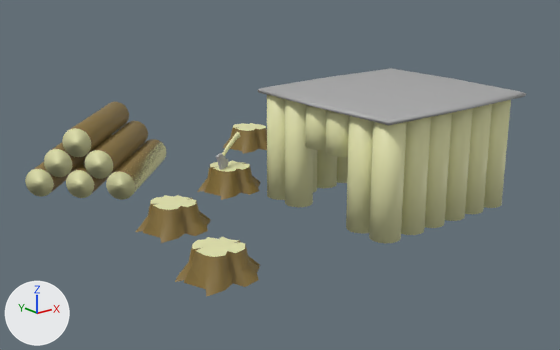
A saved change to the glTF model client/models/buildings/forestGatherers.glb.
Rendered twice from a camera (50 mm lens) standing at (-3.07, -4.3, 1.76) and looking at (0.16, -0.26, 0.15). The axes (+X, +Y, +Z) are drawn at lower left. The lights are the same throughout. Where no turn or scale is listed for an object, it has been applied to the vertices. Vertices at the same position are counted once.

The older version as bpy lines, for what is in view:
```python
me_cube_002 = bpy.data.meshes.new('Cube.002')
me_cube_002.from_pydata(...)  # 42 vertices, 80 faces; spans x -0.679..0.679, y -0.638..0.638, z 0.607..0.651
me_cube_002.materials.append(mat_stone)  # grey #acacac
me_cylinder_006 = bpy.data.meshes.new('Cylinder.006')
me_cylinder_006.from_pydata(...)  # 384 vertices, 744 faces; spans x -0.576..0.573, y -0.573..0.576, z -0.39..0.1
# faces by material slot: [360, 384]
me_cylinder_006.materials.append(mat_wood)  # beige #e7e7b0
me_cylinder_006.materials.append(mat_bark)  # yellow #8a733b
me_cylinder_007 = bpy.data.meshes.new('Cylinder.007')
me_cylinder_007.from_pydata(...)  # a 32-sided cylinder along z spanning x -1.0..1.0, y -1.0..1.0, z -1.0..1.0
me_cylinder_007.materials.append(mat_wood)  # beige #e7e7b0
me_cylinder_014 = bpy.data.meshes.new('Cylinder.014')
me_cylinder_014.from_pydata(...)  # 1920 vertices, 3760 faces; spans x -1.147..-0.521, y -1.731..-1.112, z 0.027..0.405
me_cylinder_014.materials.append(mat_wood)  # beige #e7e7b0
ob_cube_001 = bpy.data.objects.new('Cube.001', me_cube_002)
ob_cube_001.location = (0.694, -0.762, 0.12)
ob_cylinder_006 = bpy.data.objects.new('Cylinder.006', me_cylinder_006)
ob_cylinder_006.location = (-0.692, 0.779, 0.418)
ob_cylinder_007 = bpy.data.objects.new('Cylinder.007', me_cylinder_007)
ob_cylinder_007.location = (-0.492, 0.579, 0.128)
ob_cylinder_007.rotation_euler = (2.356, 1.571, 0.0)  # degrees (135, 90, 0)
ob_cylinder_007.scale = (0.0998, 0.0998, 0.428)
ob_cylinder_014 = bpy.data.objects.new('Cylinder.014', me_cylinder_014)
ob_cylinder_014.location = (3.398, -2.361, -0.057)
ob_cylinder_014.rotation_euler = (0.0, 0.0, -1.571)  # degrees (0, 0, -90)
ob_cylinder_014.scale = (1.92, 1.92, 1.92)
# also in view: 'Plane.004' at (-0.74, -0.32, 0.08); 'Plane.003' at (0.8, 0.96, 0.08); 'Plane' at (-0.01, 0.11, 0.08); 'Plane.001' at (-0.92, -1.08, 0.08)
```
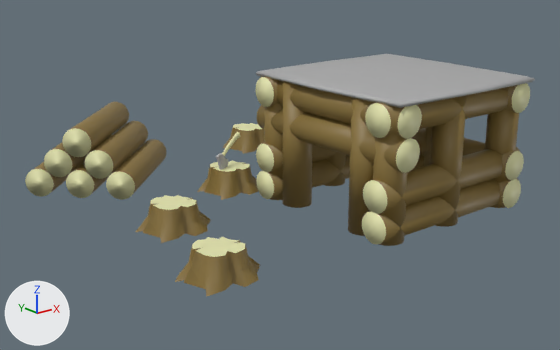
Where the newer file only moved an object's origin or applied its transform, the numbers keep the older frame.

Boxes (x1, y1, x2, y2) around the edits, measured in the pictures (560 x 350 px; the box of a moved part takes in the faces that stretch with it):
'Cylinder.014', reshaped, moved, rescaled, turned
    before: (267, 95, 511, 243)
    after: (325, 152, 346, 186)
'Cube.001', reshaped
    before: (258, 68, 526, 125)
    after: (256, 54, 535, 108)
'Cylinder.020', added
    after: (363, 147, 520, 214)
'Cylinder.016', added
    after: (257, 105, 420, 173)
'Cylinder.011', added
    after: (362, 178, 519, 245)
'Cylinder.002', added
    after: (365, 87, 508, 138)
'Cylinder.017', added
    after: (283, 81, 312, 208)
'Cylinder.001', added
    after: (259, 76, 422, 139)
'Cylinder.013', added
    after: (429, 95, 467, 227)
'Cylinder.018', added (yellow)
    after: (348, 97, 374, 236)
'Cylinder.004', added
    after: (373, 105, 408, 246)
'Cylinder.008', added
    after: (485, 109, 519, 208)
'Cylinder.012', added
    after: (256, 155, 350, 199)
'Cylinder.007', moved, turned, rescaled
    before: (109, 140, 167, 198)
    after: (506, 83, 530, 113)
'Cylinder.019', added
    after: (412, 128, 524, 180)
'Cylinder.021', added (beige)
    after: (256, 143, 336, 172)
'Cylinder.005', added
    after: (264, 76, 283, 200)
'Cylinder.010', added (yellow)
    after: (413, 155, 521, 208)
'Cylinder.003', added (beige)
    after: (256, 77, 278, 107)
'Cylinder.015', added
    after: (424, 127, 432, 166)
part 1 of me_cylinder_007, moved or reshaped
    before: (112, 140, 167, 195)
    after: (256, 76, 530, 246)

Patch to the scene script:
```diff
--- a/client/models/buildings/forestGatherers.glb.py
+++ b/client/models/buildings/forestGatherers.glb.py
@@ me_cylinder_007 @@
 me_cylinder_007.from_pydata(...)  # 64 vertices, 124 faces; spans x -1.0..1.0, y -1.0..1.0, z -1.0..1.0
 # used by ob_cylinder_007; location = (-0.492, 0.579, 0.128); rotation_euler = (2.356, 1.571, 0.0), in degrees (135, 90, 0); scale = (0.0998, 0.0998, 0.428)
+# me_cylinder_007 part 1: the whole mesh is scaled about its middle by (0.0998, 0.0998, 0.651)
 me_cylinder_007.materials.append(mat_wood)
+me_cylinder_007.materials.append(mat_bark)  # yellow #8a733b
@@ me_cube_002 @@
 me_cube_002.from_pydata(...)  # 42 vertices, 80 faces; spans x -0.679..0.679, y -0.638..0.638, z 0.607..0.651
+# me_cube_002 part 2: the whole mesh is multiplied about its middle by the matrix ((0.0, 1.036, 0.0), (-1.015, 0.0, 0.0), (0.0, 0.0, 1.015)), then moved by (-0.003, -0.014, 0.11)
 me_cube_002.materials.append(mat_stone)
@@ me_cylinder_001 @@
+me_cylinder_001 = me_cylinder_002.copy(); me_cylinder_001.name = 'Cylinder.001'
@@ ob_cylinder_007 @@
 ob_cylinder_007 = bpy.data.objects.new('Cylinder.007', me_cylinder_007)
-ob_cylinder_007.location = (-0.492, 0.579, 0.128)
-ob_cylinder_007.rotation_euler = (2.356, 1.571, 0.0)  # degrees (135, 90, 0)
-ob_cylinder_007.scale = (0.0998, 0.0998, 0.428)
+ob_cylinder_007.location = (1.214, -0.767, 0.746)
+ob_cylinder_007.rotation_euler = (-1.571, 1.571, 0.0)  # degrees (-90, 90, 0)
@@ ob_cylinder_014 @@
-ob_cylinder_014 = bpy.data.objects.new('Cylinder.014', me_cylinder_014)
-ob_cylinder_014.location = (3.398, -2.361, -0.057)
-ob_cylinder_014.rotation_euler = (0.0, 0.0, -1.571)  # degrees (0, 0, -90)
-ob_cylinder_014.scale = (1.92, 1.92, 1.92)
+ob_cylinder_014 = bpy.data.objects.new('Cylinder.014', me_cylinder_007)
+ob_cylinder_014.location = (0.659, -0.242, 0.426)
+ob_cylinder_014.scale = (1.0, 1.0, 0.666)
@@ ob_cylinder_021 @@
+ob_cylinder_021 = bpy.data.objects.new('Cylinder.021', me_cylinder_007)
+ob_cylinder_021.location = (0.689, -0.242, 0.288)
+ob_cylinder_021.rotation_euler = (0.0, 1.571, 0.0)  # degrees (0, 90, 0)
@@ ob_cylinder_020 @@
+ob_cylinder_020 = bpy.data.objects.new('Cylinder.020', me_cylinder_007)
+ob_cylinder_020.location = (0.689, -1.292, 0.288)
+ob_cylinder_020.rotation_euler = (0.0, 1.571, 0.0)  # degrees (0, 90, 0)
@@ ob_cylinder_019 @@
+ob_cylinder_019 = bpy.data.objects.new('Cylinder.019', me_cylinder_007)
+ob_cylinder_019.location = (1.214, -0.767, 0.288)
+ob_cylinder_019.rotation_euler = (-1.571, 1.571, 0.0)  # degrees (-90, 90, 0)
@@ ob_cylinder_018 @@
+ob_cylinder_018 = bpy.data.objects.new('Cylinder.018', me_cylinder_002)  # 64 vertices, 124 faces; spans x -0.1..0.1, y -0.1..0.1, z -0.651..0.651; in mat_wood (beige #e7e7b0), mat_bark (yellow #8a733b)
+ob_cylinder_018.location = (0.159, -1.092, 0.426)
+ob_cylinder_018.scale = (1.0, 1.0, 0.666)
@@ ob_cylinder_017 @@
+ob_cylinder_017 = bpy.data.objects.new('Cylinder.017', me_cylinder_002)  # 64 vertices, 124 faces; spans x -0.1..0.1, y -0.1..0.1, z -0.651..0.651; in mat_wood (beige #e7e7b0), mat_bark (yellow #8a733b)
+ob_cylinder_017.location = (0.159, -0.442, 0.426)
+ob_cylinder_017.scale = (1.0, 1.0, 0.666)
@@ ob_cylinder_016 @@
+ob_cylinder_016 = bpy.data.objects.new('Cylinder.016', me_cylinder_007)
+ob_cylinder_016.location = (0.164, -0.767, 0.546)
+ob_cylinder_016.rotation_euler = (-1.571, 1.571, 0.0)  # degrees (-90, 90, 0)
@@ ob_cylinder_015 @@
+ob_cylinder_015 = bpy.data.objects.new('Cylinder.015', me_cylinder_007)
+ob_cylinder_015.location = (1.212, -0.772, 0.426)
+ob_cylinder_015.scale = (1.0, 1.0, 0.666)
@@ ob_cylinder_013 @@
+ob_cylinder_013 = bpy.data.objects.new('Cylinder.013', me_cylinder_007)
+ob_cylinder_013.location = (0.659, -1.292, 0.426)
+ob_cylinder_013.scale = (1.0, 1.0, 0.666)
@@ ob_cylinder_012 @@
+ob_cylinder_012 = bpy.data.objects.new('Cylinder.012', me_cylinder_001)
+ob_cylinder_012.location = (0.689, -0.242, 0.095)
+ob_cylinder_012.rotation_euler = (0.0, 1.571, 0.0)  # degrees (0, 90, 0)
@@ ob_cylinder_011 @@
+ob_cylinder_011 = bpy.data.objects.new('Cylinder.011', me_cylinder_001)
+ob_cylinder_011.location = (0.689, -1.292, 0.095)
+ob_cylinder_011.rotation_euler = (0.0, 1.571, 0.0)  # degrees (0, 90, 0)
@@ ob_cylinder_010 @@
+ob_cylinder_010 = bpy.data.objects.new('Cylinder.010', me_cylinder_001)
+ob_cylinder_010.location = (1.214, -0.767, 0.095)
+ob_cylinder_010.rotation_euler = (-1.571, 1.571, 0.0)  # degrees (-90, 90, 0)
@@ ob_cylinder_008 @@
+ob_cylinder_008 = bpy.data.objects.new('Cylinder.008', me_cylinder_007)
+ob_cylinder_008.location = (1.219, -1.292, 0.426)
+ob_cylinder_008.scale = (1.0, 1.0, 0.666)
@@ ob_cylinder_005 @@
+ob_cylinder_005 = bpy.data.objects.new('Cylinder.005', me_cylinder_007)
+ob_cylinder_005.location = (0.159, -0.242, 0.426)
+ob_cylinder_005.scale = (1.0, 1.0, 0.666)
@@ ob_cylinder_004 @@
+ob_cylinder_004 = bpy.data.objects.new('Cylinder.004', me_cylinder_007)
+ob_cylinder_004.location = (0.159, -1.292, 0.426)
+ob_cylinder_004.scale = (1.0, 1.0, 0.666)
@@ ob_cylinder_003 @@
+ob_cylinder_003 = bpy.data.objects.new('Cylinder.003', me_cylinder_007)
+ob_cylinder_003.location = (0.689, -0.242, 0.746)
+ob_cylinder_003.rotation_euler = (0.0, 1.571, 0.0)  # degrees (0, 90, 0)
@@ ob_cylinder_002 @@
+ob_cylinder_002 = bpy.data.objects.new('Cylinder.002', me_cylinder_007)
+ob_cylinder_002.location = (0.689, -1.292, 0.746)
+ob_cylinder_002.rotation_euler = (0.0, 1.571, 0.0)  # degrees (0, 90, 0)
@@ ob_cylinder_001 @@
+ob_cylinder_001 = bpy.data.objects.new('Cylinder.001', me_cylinder_007)
+ob_cylinder_001.location = (0.164, -0.767, 0.746)
+ob_cylinder_001.rotation_euler = (-1.571, 1.571, 0.0)  # degrees (-90, 90, 0)
```
